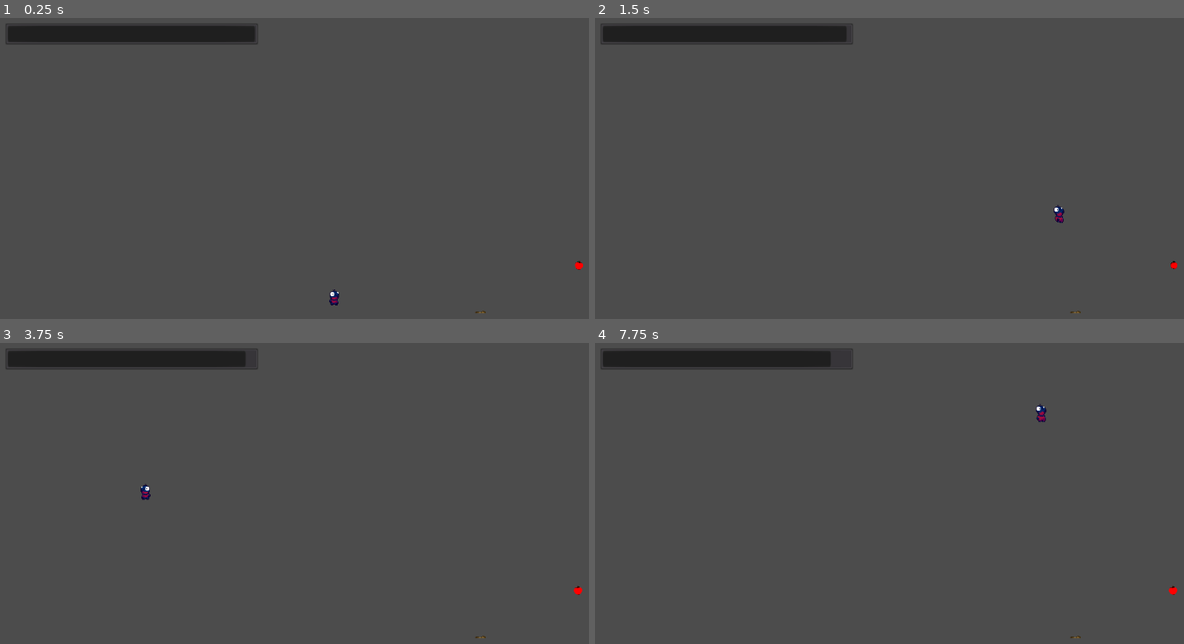
Above: before the commit, frames 1-4 (two rows, left to right).
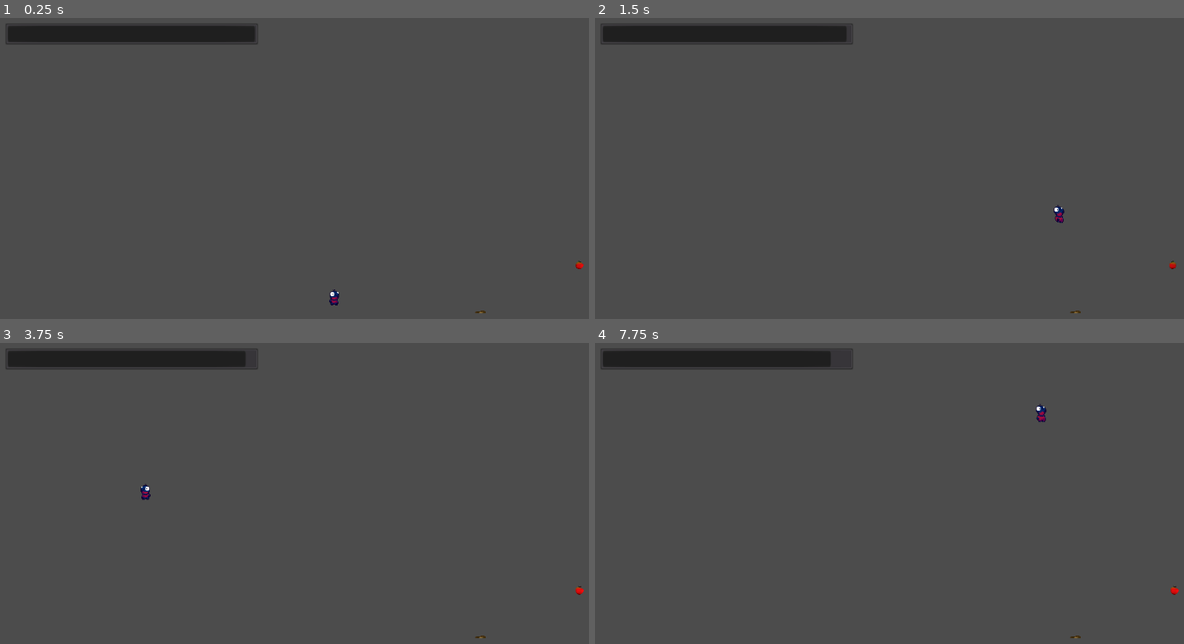
Above: after the commit, the same moments.

Repository: bosskab123/godot-wild-jam-36
Game: Godot game, scene res://scenes/tests/Temp.tscn
Same seed, same stepped clock (60 frames per second), same inputs: the game is played once before the commit and once after it. This scene is started directly instead of the project's main scene.
Inputs:
- Up to frame 1 (0.25 s): no input
- Up to frame 2 (1.5 s): tap Enter at 0.5 s; hold D (move_right) from 0.53 s (still down); tap Y (next_chunk) at 0.6 s; tap W (jump) at 0.77 s; tap Space at 1.25 s; tap T (previous_chunk) at 1.35 s
- Up to frame 3 (3.75 s): tap W (jump) at 1.52, 3.02 s; tap Enter at 2 s; release D (move_right) at 2.03 s; hold A (move_left) from 2.03 s (still down); tap Y (next_chunk) at 2.1, 3.6 s; tap T (previous_chunk) at 2.85 s
- Up to frame 4 (7.75 s): tap W (jump) at 3.77, 4.52, 6.02, 6.77, 7.52 s; release A (move_left) at 4.28 s; hold D (move_right) from 4.28 s (still down); tap T (previous_chunk) at 4.35, 5.85, 7.35 s; tap Y (next_chunk) at 5.1, 6.6 s; tap Space at 7.25 s

The runs differ from the first frame. In frame 1, less than 0.1% of the frame differs, in the area x 81-100%, y 80-99%; in frame 2, less than 0.1%; in frame 3, less than 0.1%; in frame 4, less than 0.1%.

Commit message:
edit mud sprite,  apple texture

Diff:
--- a/scenes/items/Apple.tscn
+++ b/scenes/items/Apple.tscn
@@ -1,13 +1,7 @@
-[gd_scene load_steps=7 format=2]
+[gd_scene load_steps=5 format=2]
 
 [ext_resource path="res://scenes/items/Apple.gd" type="Script" id=1]
 [ext_resource path="res://scenes/items/AppleTexture.tscn" type="PackedScene" id=2]
-[ext_resource path="res://scenes/items/AppleTextureWorld.tres" type="Environment" id=3]
-
-[sub_resource type="World" id=1]
-resource_local_to_scene = true
-environment = ExtResource( 3 )
-fallback_environment = ExtResource( 3 )
 
 [sub_resource type="CircleShape2D" id=2]
 radius = 8.0
@@ -23,7 +17,6 @@
 [node name="Viewport" type="Viewport" parent="."]
 size = Vector2( 16, 16 )
 own_world = true
-world = SubResource( 1 )
 transparent_bg = true
 hdr = false
 render_target_v_flip = true
--- a/scenes/items/AppleTexture.tscn
+++ b/scenes/items/AppleTexture.tscn
@@ -6,7 +6,7 @@
 [node name="AppleTexture" type="Spatial"]
 
 [node name="apple" parent="." instance=ExtResource( 2 )]
-transform = Transform( 0.988263, 0.0522342, 0.143513, 0, 0.939693, -0.342019, -0.152723, 0.338005, 0.928665, 0, -0.091, 0 )
+transform = Transform( 0.133681, 0.338951, 0.931262, 0, 0.939693, -0.342019, -0.991025, 0.045721, 0.125623, 0, -0.091, 0 )
 script = ExtResource( 1 )
 
 [node name="Camera" type="Camera" parent="."]
@@ -16,9 +16,9 @@
 [node name="OmniLight" type="OmniLight" parent="."]
 transform = Transform( 1, 0, 0, 0, 1, 0, 0, 0, 1, 0, 0.191314, 0 )
 light_color = Color( 0.239216, 0.819608, 0.219608, 1 )
-light_energy = 5.0
+light_energy = 2.0
 omni_range = 0.2
-omni_attenuation = 5.09824
+omni_attenuation = 0.784584
 omni_shadow_mode = 0
 
 [node name="OmniLight2" type="OmniLight" parent="."]
--- a/scenes/items/AppleTextureWorld.tres
+++ /dev/null
@@ -1,14 +0,0 @@
-[gd_resource type="Environment" format=2]
-
-[resource]
-resource_local_to_scene = true
-background_mode = 1
-background_color = Color( 0, 0, 0, 0 )
-background_energy = 0.0
-glow_intensity = 0.87
-glow_strength = 1.14
-glow_bloom = 0.14
-glow_blend_mode = 3
-adjustment_enabled = true
-adjustment_contrast = 1.26
-adjustment_saturation = 1.58
--- a/scenes/obstacles/Mud.tscn
+++ b/scenes/obstacles/Mud.tscn
@@ -1,10 +1,10 @@
 [gd_scene load_steps=8 format=2]
 
 [ext_resource path="res://scenes/obstacles/Mud.gd" type="Script" id=1]
-[ext_resource path="res://assets/sprites/dirt/dirt-1.png" type="Texture" id=2]
-[ext_resource path="res://assets/sprites/dirt/dirt-3.png" type="Texture" id=3]
-[ext_resource path="res://assets/sprites/dirt/dirt-2.png" type="Texture" id=4]
-[ext_resource path="res://assets/sprites/dirt/dirt-0.png" type="Texture" id=6]
+[ext_resource path="res://assets/sprites/dirt/mud-1.png" type="Texture" id=2]
+[ext_resource path="res://assets/sprites/dirt/mud-3.png" type="Texture" id=3]
+[ext_resource path="res://assets/sprites/dirt/mud-2.png" type="Texture" id=4]
+[ext_resource path="res://assets/sprites/dirt/mud-0.png" type="Texture" id=6]
 
 [sub_resource type="RectangleShape2D" id=1]
 extents = Vector2( 8, 2 )
@@ -33,7 +33,6 @@
 [node name="AnimatedSprite" type="AnimatedSprite" parent="."]
 frames = SubResource( 2 )
 animation = "pressed"
-frame = 3
 
 [connection signal="body_entered" from="." to="." method="_on_Mud_body_entered"]
 [connection signal="body_exited" from="." to="." method="_on_Mud_body_exited"]
Renamed: assets/sprites/dirt/dirt-0.png -> assets/sprites/dirt/mud-0.png
Not shown, changed: assets/sprites/dirt/mud-0.png.import
Renamed: assets/sprites/dirt/dirt-1.png -> assets/sprites/dirt/mud-1.png
Not shown, changed: assets/sprites/dirt/mud-1.png.import
Renamed: assets/sprites/dirt/dirt-2.png -> assets/sprites/dirt/mud-2.png
Not shown, changed: assets/sprites/dirt/mud-2.png.import
Renamed: assets/sprites/dirt/dirt-3.png -> assets/sprites/dirt/mud-3.png
Not shown, changed: assets/sprites/dirt/mud-3.png.import
